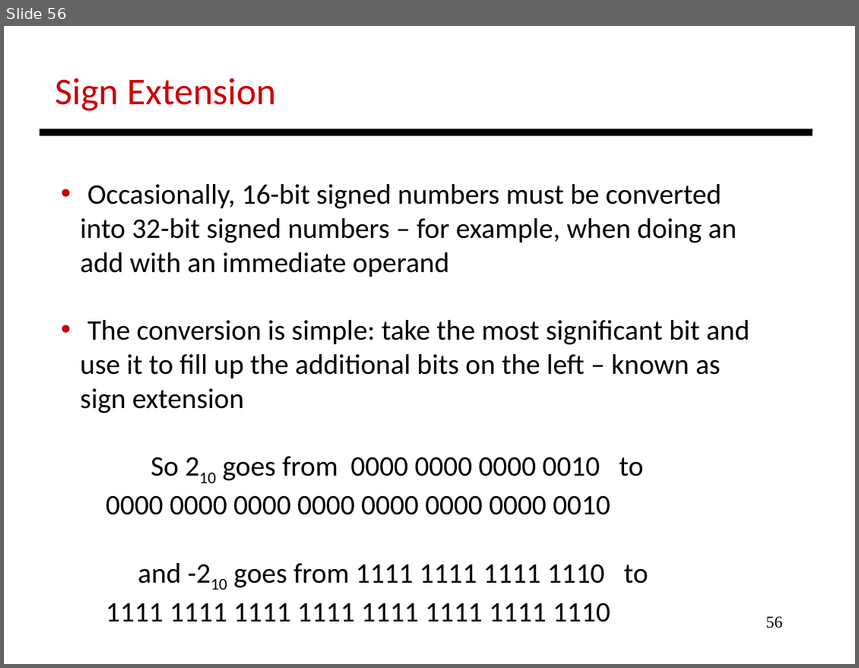
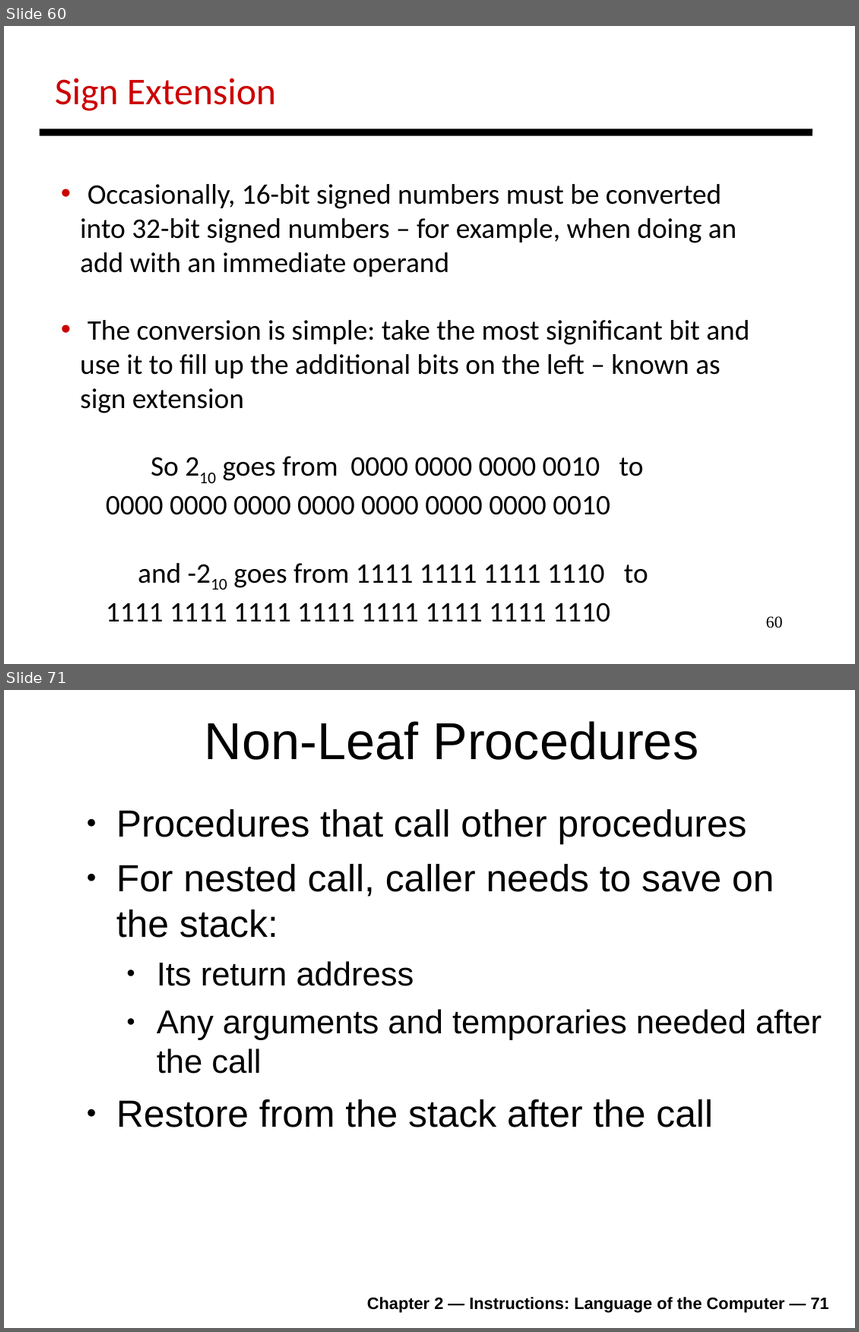
Before and after one commit to antonburtsev/cs3810, a slide deck: lectures/lecture04-mips/lecture-04-mips.odp. Shown one above the other, each under a label of ours: slide 56 before the commit, slides 60 and 71 after it; the slides between them are not shown. The pictures are 859x668 and 859x1332 pixels, drawn with LibreOffice and Linux fonts; fonts in the diff are those of the drawing. Boxes give left, top, right and bottom in pixels: in the first picture for what was removed or moved away, otherwise in the second. Text is boxed around its words. In the diff, an @@ line names an element or a change of style, - is before the commit and + after.

```diff
--- a/lectures/lecture04-mips/lecture-04-mips.odp
+++ b/lectures/lecture04-mips/lecture-04-mips.odp
@@ slide 71 added at (x1=4, y1=690, x2=855, y2=1328), background #FFFFFF @@
@@ title added at (x1=205, y1=721, x2=699, y2=760), 44 pt, text #000000 @@
+Non-Leaf Procedures
@@ text added at (x1=116, y1=809, x2=822, y2=1128), 32 pt, text #000000 @@
+● Procedures that call other procedures
+● For nested call, caller needs to save on the stack:
+  ● Its return address
+  ● Any arguments and temporaries needed after the call
+● Restore from the stack after the call
@@ text added at (x1=367, y1=1297, x2=829, y2=1313), 14 pt, text #000000, bold @@
+Chapter 2 — Instructions: Language of the Computer — 71
@@ what was slide 56 is now slide 60 @@
@@ page number at (x1=766, y1=617, x2=783, y2=629): text changed @@
-56
+60
```
Also in this commit, not shown: 2 slides changed, 42 other slides added, 1 slide removed, 2 other files.
